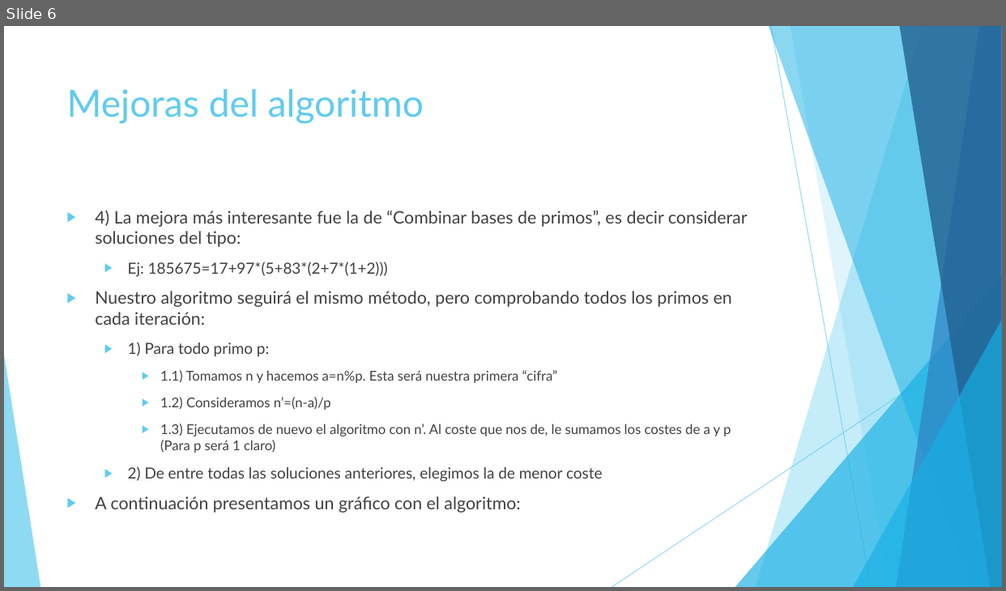
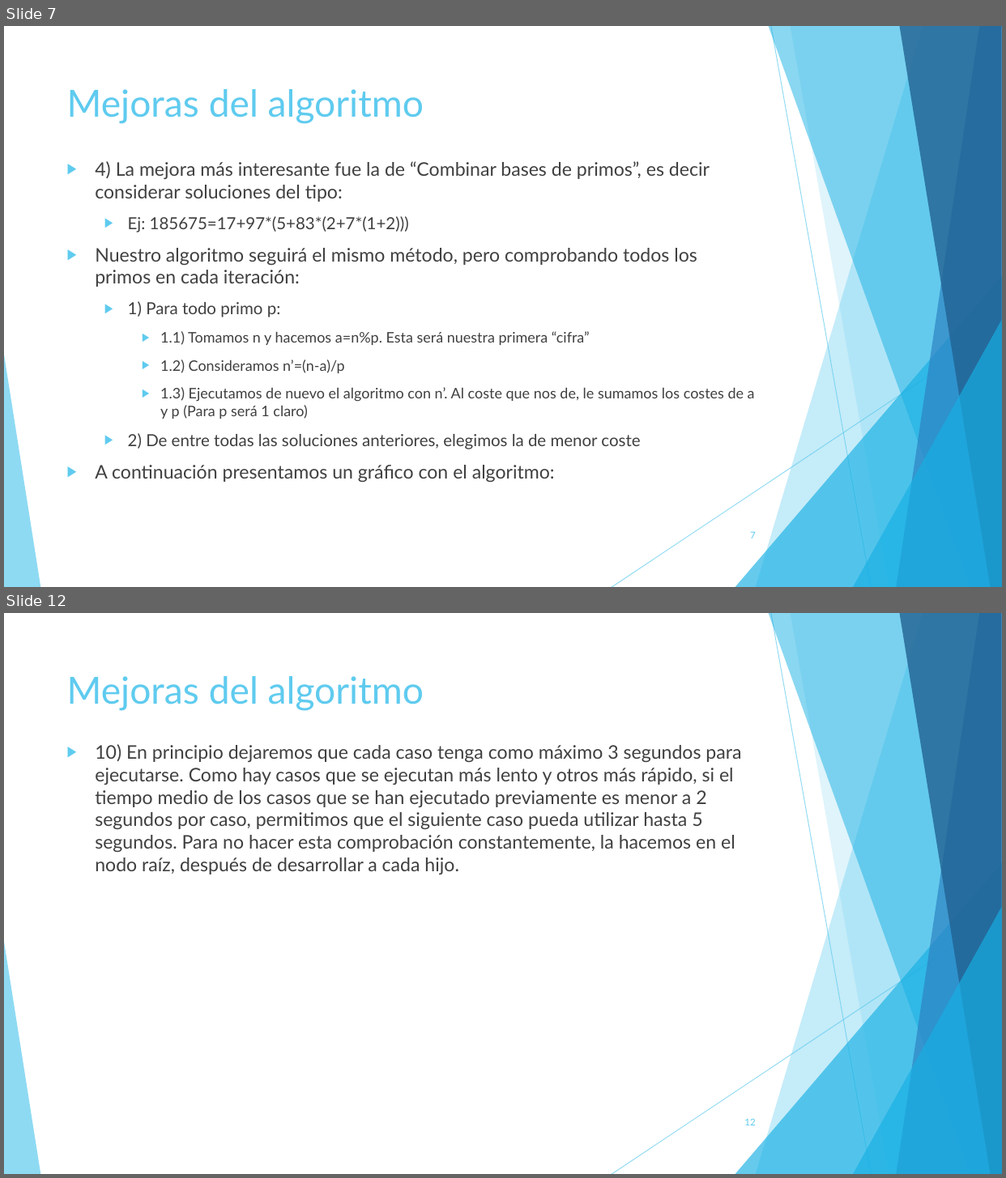
Before and after one commit to jsainero/reto_accenture, a slide deck: Reto Accenture.pptx. Shown one above the other, each under a label of ours: slide 6 before the commit, slides 7 and 12 after it; the slides between them are not shown. The pictures are 1006x591 and 1006x1178 pixels, drawn with LibreOffice and Linux fonts; fonts in the diff are those of the drawing. Boxes give left, top, right and bottom in pixels: in the first picture for what was removed or moved away, otherwise in the second. Text is boxed around its words. In the diff, an @@ line names an element or a change of style, - is before the commit and + after.

```diff
--- a/Reto Accenture.pptx
+++ b/Reto Accenture.pptx
@@ slide 12 added at [4,613,1002,1174], background #FFFFFF; not listed: 10 template elements that a slide beside it also shows @@
@@ title added at [67,676,424,711], 36 pt, text #5FCBEF @@
+Mejoras del algoritmo
@@ text added at [95,744,741,875], 18 pt, text #404040 @@
+▶ 10) En principio dejaremos que cada caso tenga como máximo 3 segundos para ejecutarse. Como hay casos que se ejecutan más lento y otros más rápido, si el tiempo medio de los casos que se han ejecutado previamente es menor a 2 segundos por caso, permitimos que el siguiente caso pueda utilizar hasta 5 segundos. Para no hacer esta comprobación constantemente, la hacemos en el nodo raíz, después de desarrollar a cada hijo.
@@ page number added at [744,1118,755,1126], 9 pt, text #5FCBEF @@
+12
@@ what was slide 6 is now slide 7 @@
@@ slide 7 changed as well @@
@@ text "4) La mejora más interesante ...": place and size @@
-text "4) La mejora más interesante ..." at [95,210,748,513]
+text "4) La mejora más interesante ..." at [95,161,755,482]
@@ text "4) La mejora más interesante ..." at [95,161,755,482]: size 16.6 to 18 pt in "4) La mejora más interesante fue la ...", "Nuestro algoritmo seguirá el mismo método, pero ...", "A continuación presentamos un gráfico con el ..."; size 14.8 to 16 pt in "Ej: 185675=17+97*(5+83*(2+7*(1+2)))", "1) Para todo primo p:", "2) De entre todas las soluciones anteriores, ..."; size 12.9 to 14 pt in "1.1) Tomamos n y hacemos a=n%p. Esta ...", "1.2) Consideramos n’=(n-a)/p", "1.3) Ejecutamos de nuevo el algoritmo con ..." @@
@@ page number added at [750,531,756,539], 9 pt, text #5FCBEF @@
+7
```
Also in this commit, not shown: 7 other slides changed, 3 other slides added, 1 other file.
